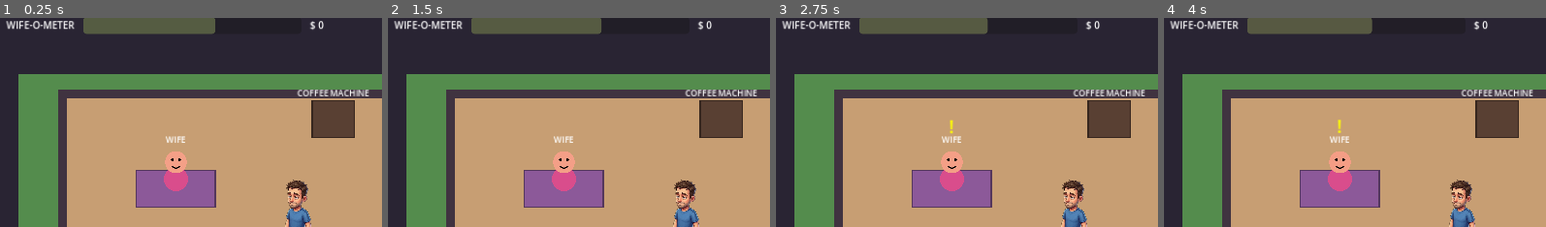
Above: before the commit, frames 1-4 (left to right).
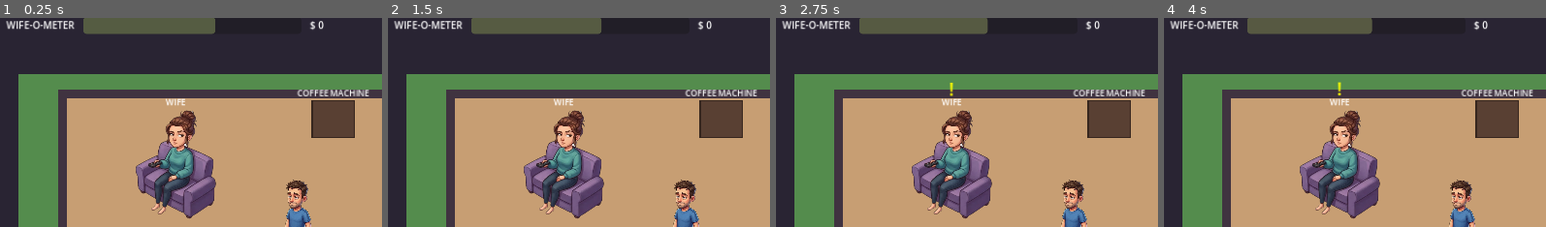
Above: after the commit, the same moments.

Repository: agever46/make-my-wife-happy
Game: Godot game, scene res://scenes/Main.tscn
Same seed, same stepped clock (60 frames per second), same inputs: the game is played once before the commit and once after it.
Inputs:
- Up to frame 1 (0.25 s): no input
- Up to frame 2 (1.5 s): tap Enter (ui_accept) at 0.5, 0.77, 1.25 s
- Up to frame 3 (2.75 s): tap Enter (ui_accept) at 1.52 s
- Up to frame 4 (4 s): tap Enter (ui_accept) at 2.75, 3.02, 3.5, 3.77 s
The pictures show only the part of the screen within x 0-50%, y 2-52%; the shares and areas given below are measured in that part.

The runs differ from the first frame. In frame 1, 6.5% of the frame differs, in the area x 35-57%, y 38-97%; in frame 2, 6.5%; in frame 3, 6.5%; in frame 4, 6.5%, in the area x 35-57%, y 30-97%.

Commit message:
Add wife-on-sofa art with three moods driven by the Wife-O-Meter
Co-Authored-By: Claude Fable 5.2 <noreply@anthropic.com>
Claude-Session: https://claude.ai/code/session_01SXfByWc8NK5QQaB41RXzCE

Diff:
--- a/scenes/Main.tscn
+++ b/scenes/Main.tscn
@@ -6,6 +6,10 @@
 [ext_resource type="Script" path="res://scripts/world/Station.gd" id="4_station"]
 [ext_resource type="Script" path="res://scripts/world/Wife.gd" id="5_wife"]
 [ext_resource type="Script" path="res://scripts/ui/HUD.gd" id="6_hud"]
+
+[ext_resource type="Texture2D" path="res://assets/characters/wife_neutral.png" id="7_wife_n"]
+[ext_resource type="Texture2D" path="res://assets/characters/wife_happy.png" id="8_wife_h"]
+[ext_resource type="Texture2D" path="res://assets/characters/wife_angry.png" id="9_wife_a"]
 
 [node name="Main" type="Node2D"]
 script = ExtResource("2_main")
@@ -21,12 +25,16 @@
 position = Vector2(500, 430)
 
 [node name="Wife" type="StaticBody2D" parent="World"]
-position = Vector2(300, 330)
+position = Vector2(300, 350)
 script = ExtResource("5_wife")
 station_id = &"wife"
 title = "WIFE"
-size = Vector2(130, 60)
+size = Vector2(120, 70)
 color = Color(0.55, 0.35, 0.6, 1)
+texture = ExtResource("7_wife_n")
+texture_scale = 0.6
+texture_happy = ExtResource("8_wife_h")
+texture_angry = ExtResource("9_wife_a")
 
 [node name="TV" type="StaticBody2D" parent="World"]
 position = Vector2(300, 650)
--- a/scripts/world/Station.gd
+++ b/scripts/world/Station.gd
@@ -58,7 +58,7 @@
 	if now - _focus_stamp < 120:
 		draw_rect(box.grow(3.0), Color.WHITE, false, 3.0)
 	var font := ThemeDB.fallback_font
-	var text_y := -size.y - title_gap
+	var text_y := -_visual_height() - title_gap
 	draw_string(font, Vector2(-80, text_y), title, HORIZONTAL_ALIGNMENT_CENTER, 160.0, 14)
 	if station_id != &"" and QuestManager.is_station_needed(station_id):
 		var bounce := sin(now / 150.0) * 4.0
@@ -81,3 +81,10 @@
 func _draw_art(art: Texture2D) -> void:
 	var art_size := art.get_size() * texture_scale
 	draw_texture_rect(art, Rect2(-art_size.x * 0.5, -art_size.y, art_size.x, art_size.y), false)
+
+
+## Height of what is drawn (art if present, else the placeholder box). Labels sit above it.
+func _visual_height() -> float:
+	if texture != null:
+		return texture.get_size().y * texture_scale
+	return size.y
--- a/scripts/world/Wife.gd
+++ b/scripts/world/Wife.gd
@@ -8,7 +8,7 @@
 
 func _ready() -> void:
 	super._ready()
-	title_gap = 46.0
+	title_gap = 46.0 if texture == null else 8.0
 
 
 func _draw_body(box: Rect2) -> void:
Binary file added: assets/characters/wife_angry.png
Not shown, added: assets/characters/wife_angry.png.import
Binary file added: assets/characters/wife_happy.png
Not shown, added: assets/characters/wife_happy.png.import
Binary file added: assets/characters/wife_neutral.png
Not shown, added: assets/characters/wife_neutral.png.import
Not shown: 1 places in scenes/Main.tscn that only renumber resources
Not shown, changed: docs/ASSETS.md
